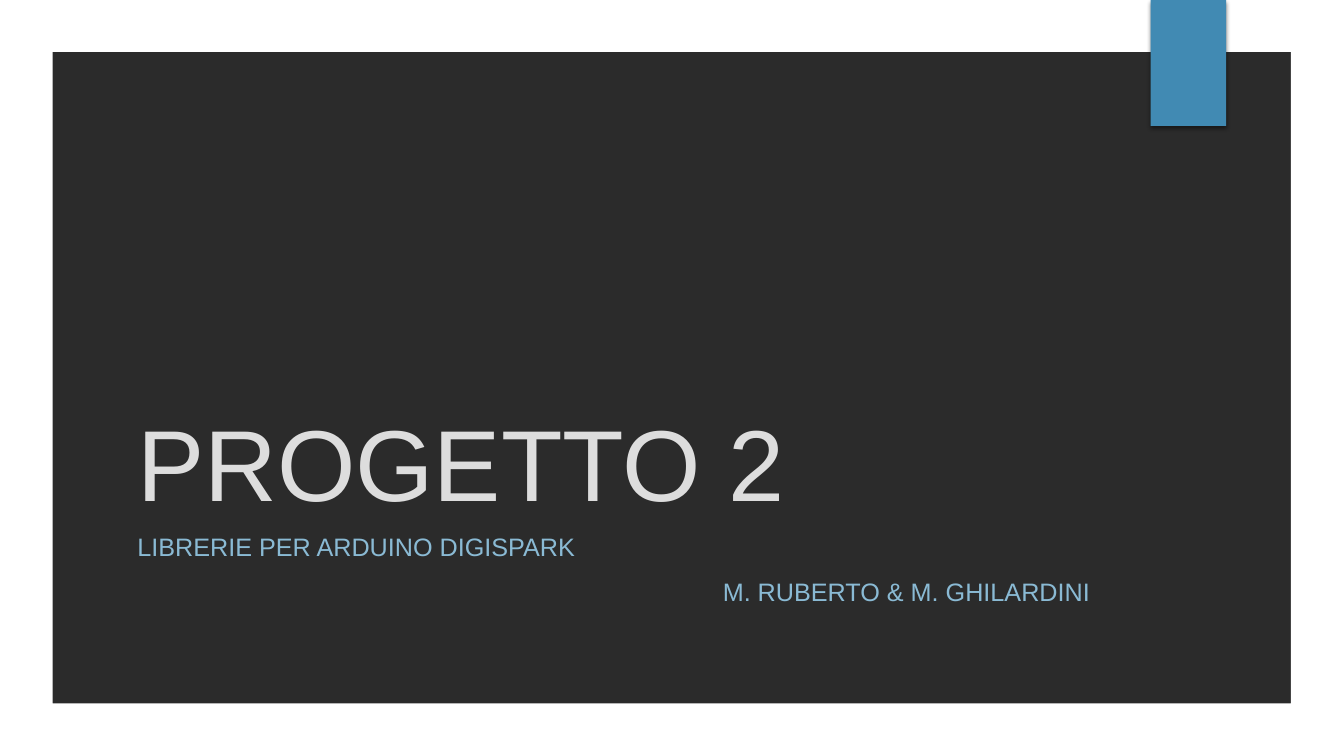
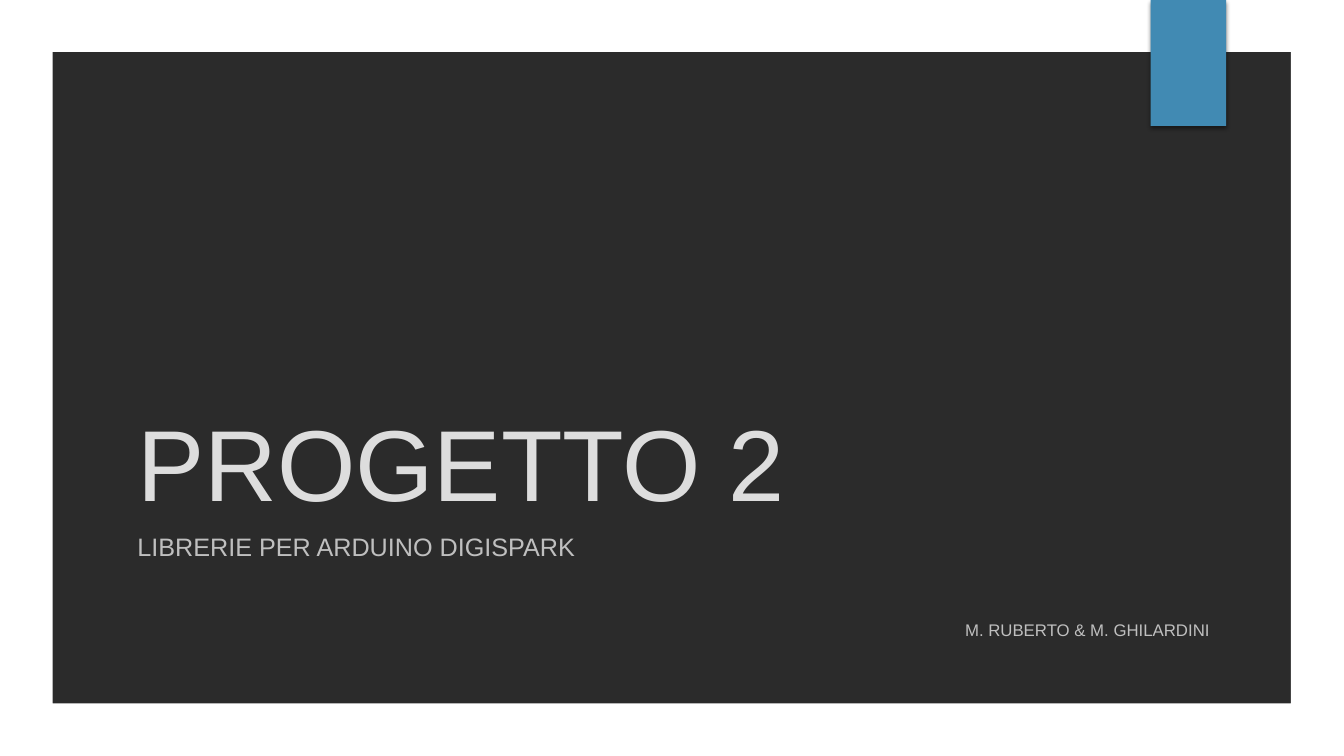
Before and after one commit to mattiaruberto/Progetto2, a slide deck: slide 1 of Presentazione/PROGETTO 2.pptx. Drawn at 1344x756 pixels with LibreOffice and Linux fonts; fonts in the diff are those of the drawing; background and template pictures are left out; a plain dark background stands for a picture behind light text. Boxes give left, top, right and bottom in pixels: in the first picture for what was removed or moved away, otherwise in the second. Text is boxed around its words. In the diff, an @@ line names an element or a change of style, - is before the commit and + after.

```diff
--- a/Presentazione/PROGETTO 2.pptx
+++ b/Presentazione/PROGETTO 2.pptx
@@ subtitle "LIBRERIE PER ARDUINO DIGISPARK" at [137,538,1210,636]: text colour #8ABAD4 to #BFBFBF; size 18 to 12 pt in "M. RUBERTO & M. GHILARDINI" @@
```
Also in this commit, not shown: 2 other slides changed.
